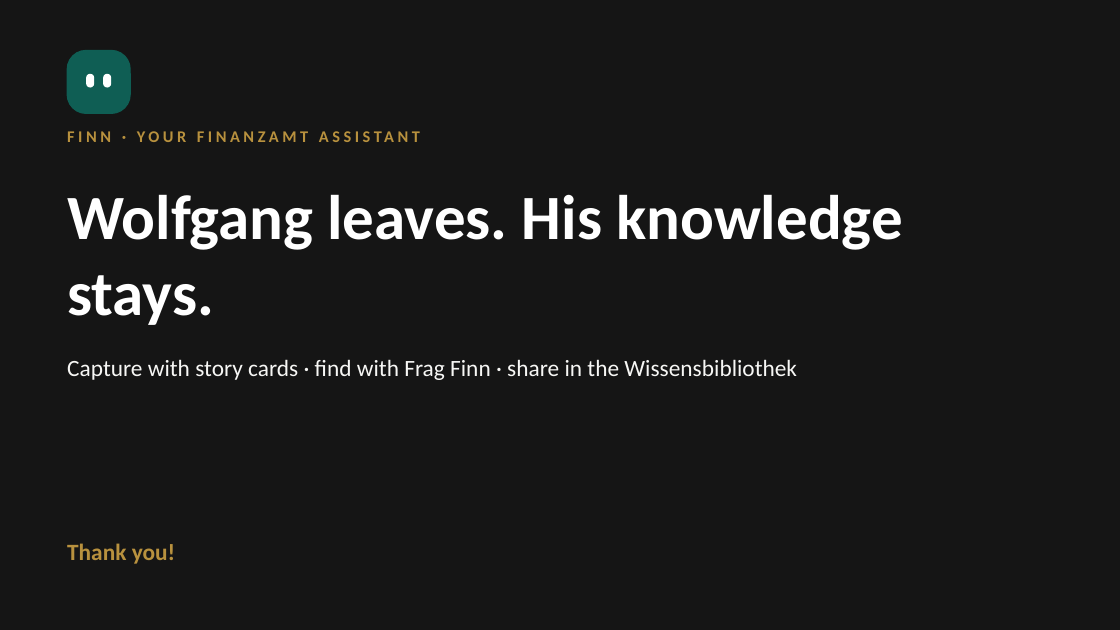
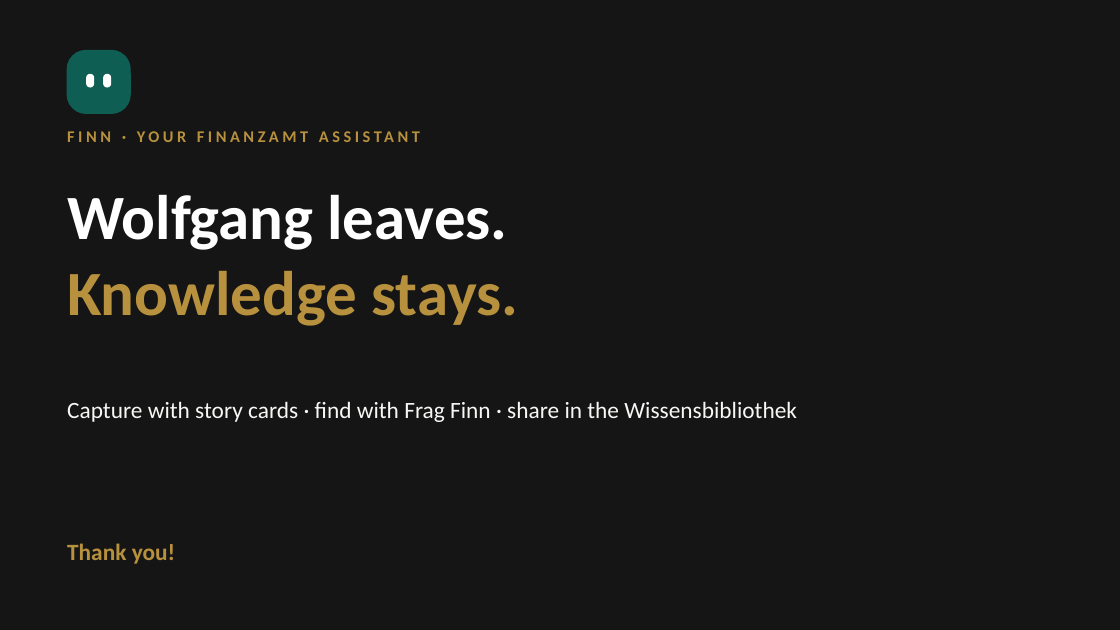
Before and after one commit to Akshai-Athota/MOE, a slide deck: slide 13 of presentation/Finn_Pitch.pptx (slide 12 before the commit). Drawn at 1120x630 pixels with LibreOffice and Linux fonts; fonts in the diff are those of the drawing. Boxes give left, top, right and bottom in pixels: in the first picture for what was removed or moved away, otherwise in the second. Text is boxed around its words. In the diff, an @@ line names an element or a change of style, - is before the commit and + after.

```diff
--- a/presentation/Finn_Pitch.pptx
+++ b/presentation/Finn_Pitch.pptx
@@ title at box(67, 194, 518, 326): text changed @@
-Wolfgang leaves. His knowledge stays.
+Wolfgang leaves.
+Knowledge stays.
@@ text "Capture with story cards · ...": place and size @@
-text "Capture with story cards · ..." at box(67, 359, 797, 380)
+text "Capture with story cards · ..." at box(67, 401, 797, 422)
@@ text "Capture with story cards · ..." at box(67, 401, 797, 422): less space between paragraphs @@
```
Also in this commit, not shown: 4 other slides changed, 5 slides added, 4 slides removed.
